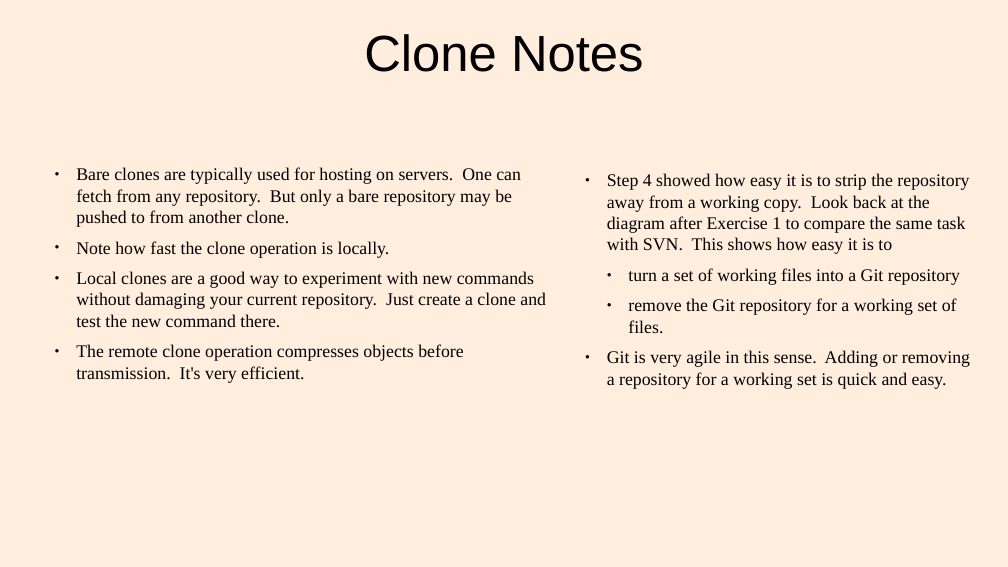
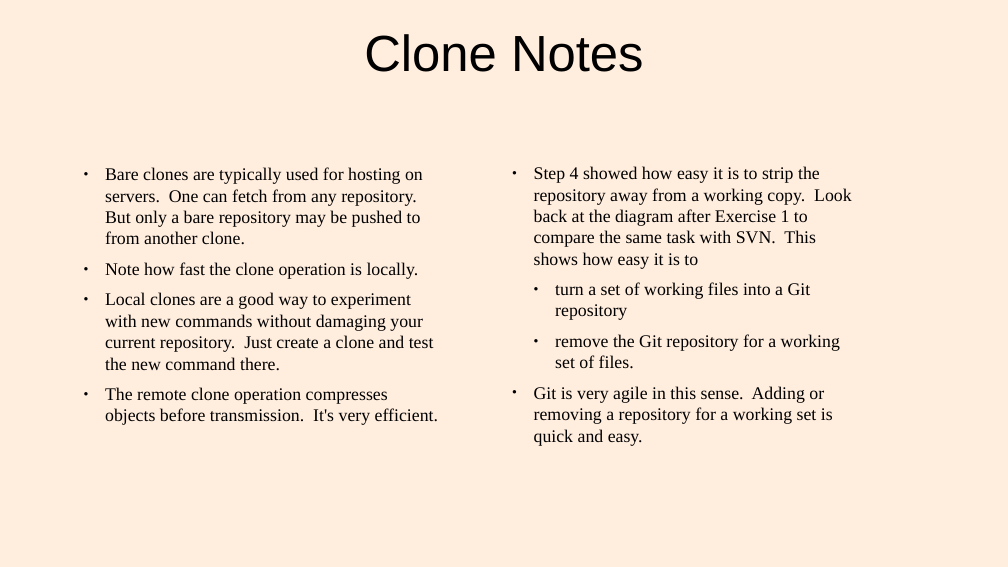
Before and after one commit to lacounty-isab/workshops, a slide deck: slide 10 of git/GitWorkshop1.odp. Drawn at 1008x567 pixels with LibreOffice and Linux fonts; fonts in the diff are those of the drawing. Boxes give left, top, right and bottom in pixels: in the first picture for what was removed or moved away, otherwise in the second. Text is boxed around its words. In the diff, an @@ line names an element or a change of style, - is before the commit and + after.

Commit message:
Moved ending of Part 1 to Part 2.
Upgraded Docusaurus to alpha.66.
No longer maintaining readme.md version of presentation.

```diff
--- a/git/GitWorkshop1.odp
+++ b/git/GitWorkshop1.odp
@@ text "Bare clones are typically used ..." rewrapped from <box>76,167,546,383</box> to <box>105,167,438,425</box> @@
@@ text "Step 4 showed how easy ..." rewrapped from <box>607,173,970,389</box> to <box>534,166,852,446</box> @@
```
Also in this commit, not shown: 10 other slides changed, 9 slides removed, 22 other files.
